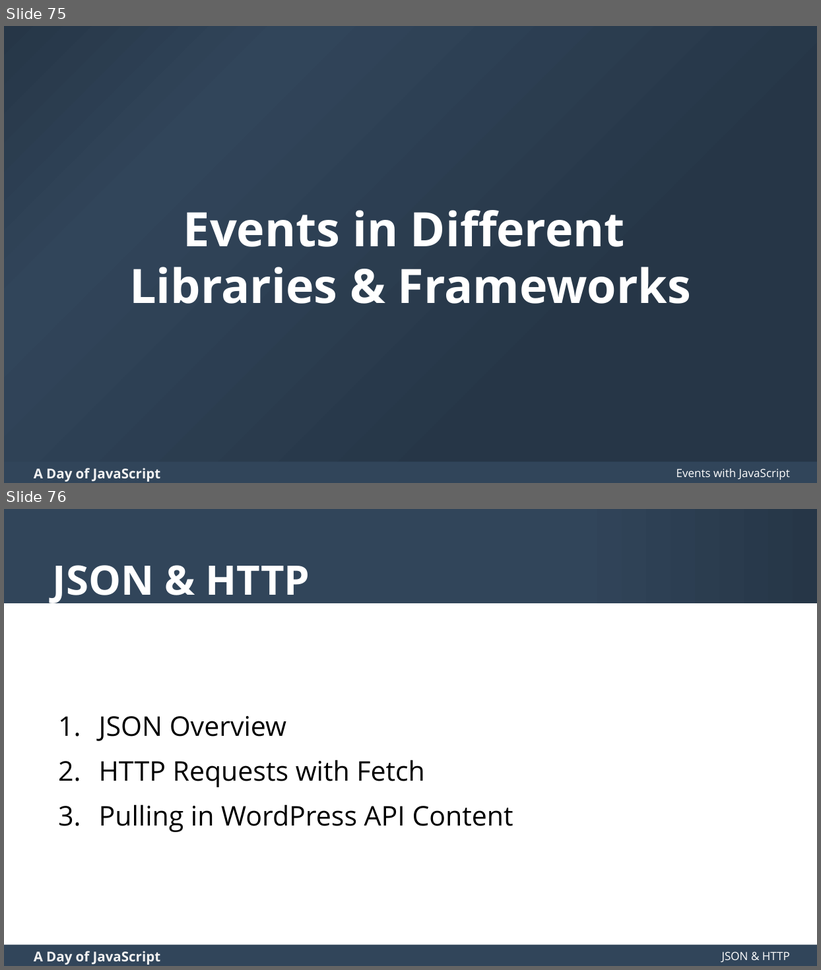
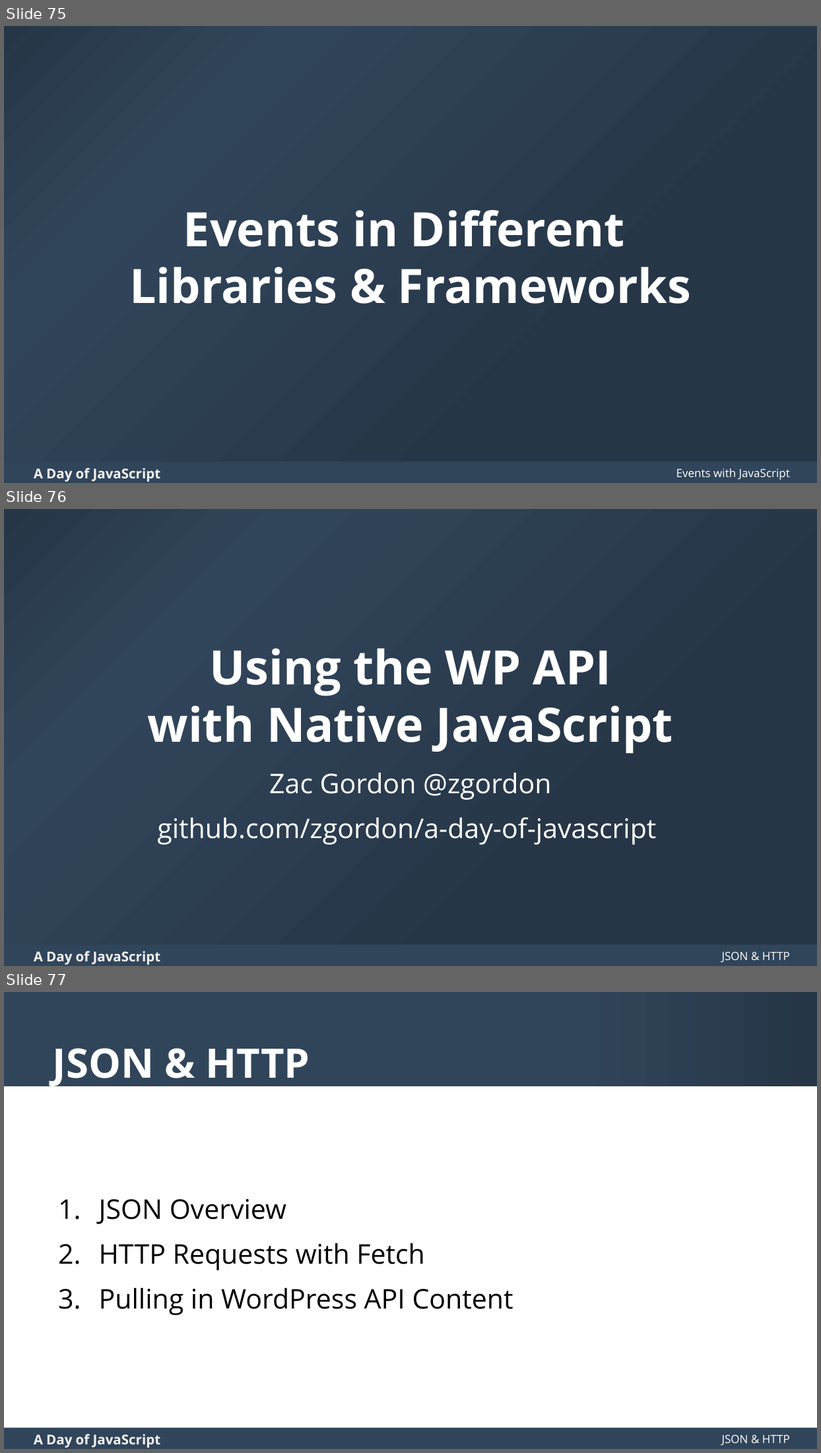
Before and after one commit to zgordon/a-day-of-javascript, a slide deck: A-Day-of-JavaScript-Slides.pptx. Shown one above the other, each under a label of ours: slides 75 and 76 before the commit, slides 75, 76 and 77 after it. The pictures are 821x970 and 821x1453 pixels, drawn with LibreOffice and Linux fonts; fonts in the diff are those of the drawing. Boxes give left, top, right and bottom in pixels: in the first picture for what was removed or moved away, otherwise in the second. Text is boxed around its words. In the diff, an @@ line names an element or a change of style, - is before the commit and + after.

```diff
--- a/A-Day-of-JavaScript-Slides.pptx
+++ b/A-Day-of-JavaScript-Slides.pptx
@@ slide 76 added at [4, 509, 817, 966], background gradient #263647 to #31455A; not listed: 2 template elements that a slide beside it also shows @@
@@ title added at [148, 648, 673, 754], 42 pt, text #FFFFFF, bold @@
+Using the WP API
+with Native JavaScript
@@ text added at [157, 772, 656, 845], 24 pt, text #FFFFFF @@
+Zac Gordon @zgordon
+github.com/zgordon/a-day-of-javascript
@@ text added at [722, 952, 790, 962], 10 pt, text #FFFFFF @@
+JSON & HTTP
@@ what was slide 76 is now slide 77 @@
```
Also in this commit, not shown: 19 other files.
